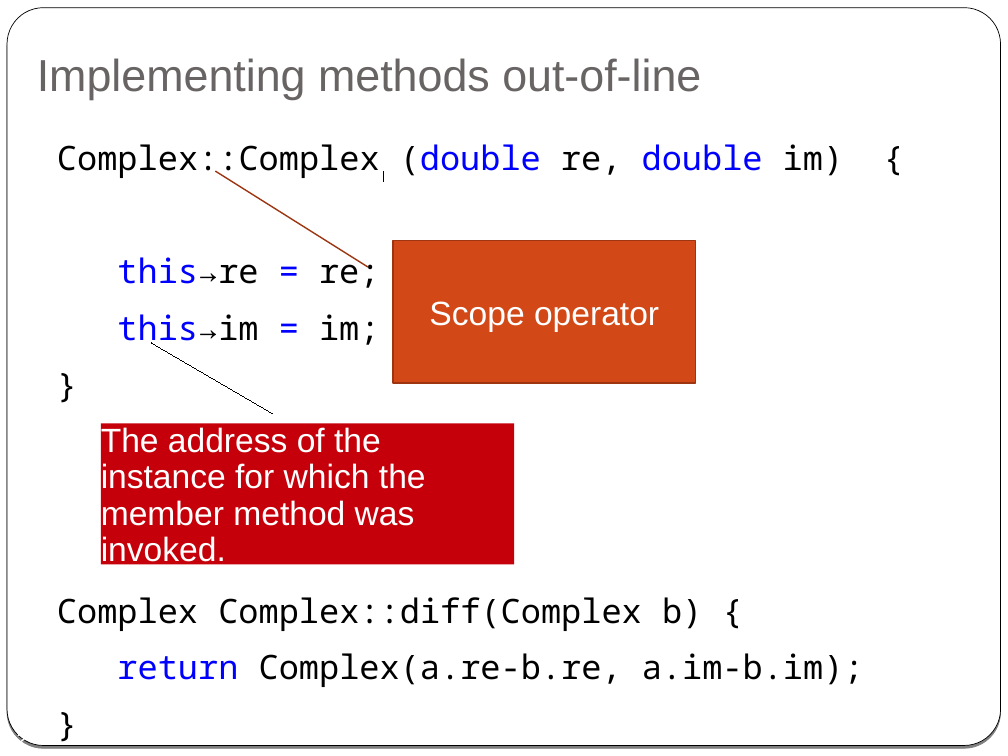
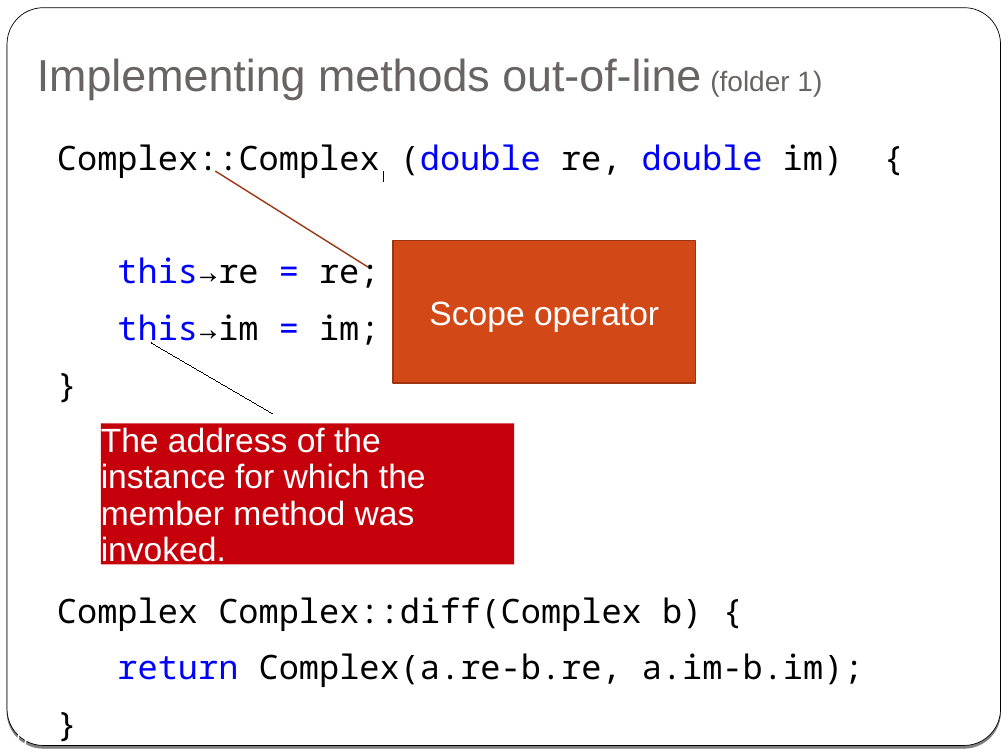
Before and after one commit to cpp-at-ariel/cpp-5779, a slide deck: slide 10 of 02-classes-constructors-destructors/slides-1-classes.odp (slide 12 before the commit). Drawn at 1008x756 pixels with LibreOffice and Linux fonts; fonts in the diff are those of the drawing. Boxes give left, top, right and bottom in pixels: in the first picture for what was removed or moved away, otherwise in the second. Text is boxed around its words. In the diff, an @@ line names an element or a change of style, - is before the commit and + after.

Commit message:
Reorganize folders; add explanation about make

```diff
--- a/02-classes-constructors-destructors/slides-1-classes.odp
+++ b/02-classes-constructors-destructors/slides-1-classes.odp
@@ title at [37, 58, 822, 100]: text changed @@
-Implementing methods out-of-line
+Implementing methods out-of-line (folder 1)
@@ page number at [6, 731, 28, 745]: text changed @@
-12
+10
```
Also in this commit, not shown: 6 other slides changed, 2 slides removed, 54 other files.
